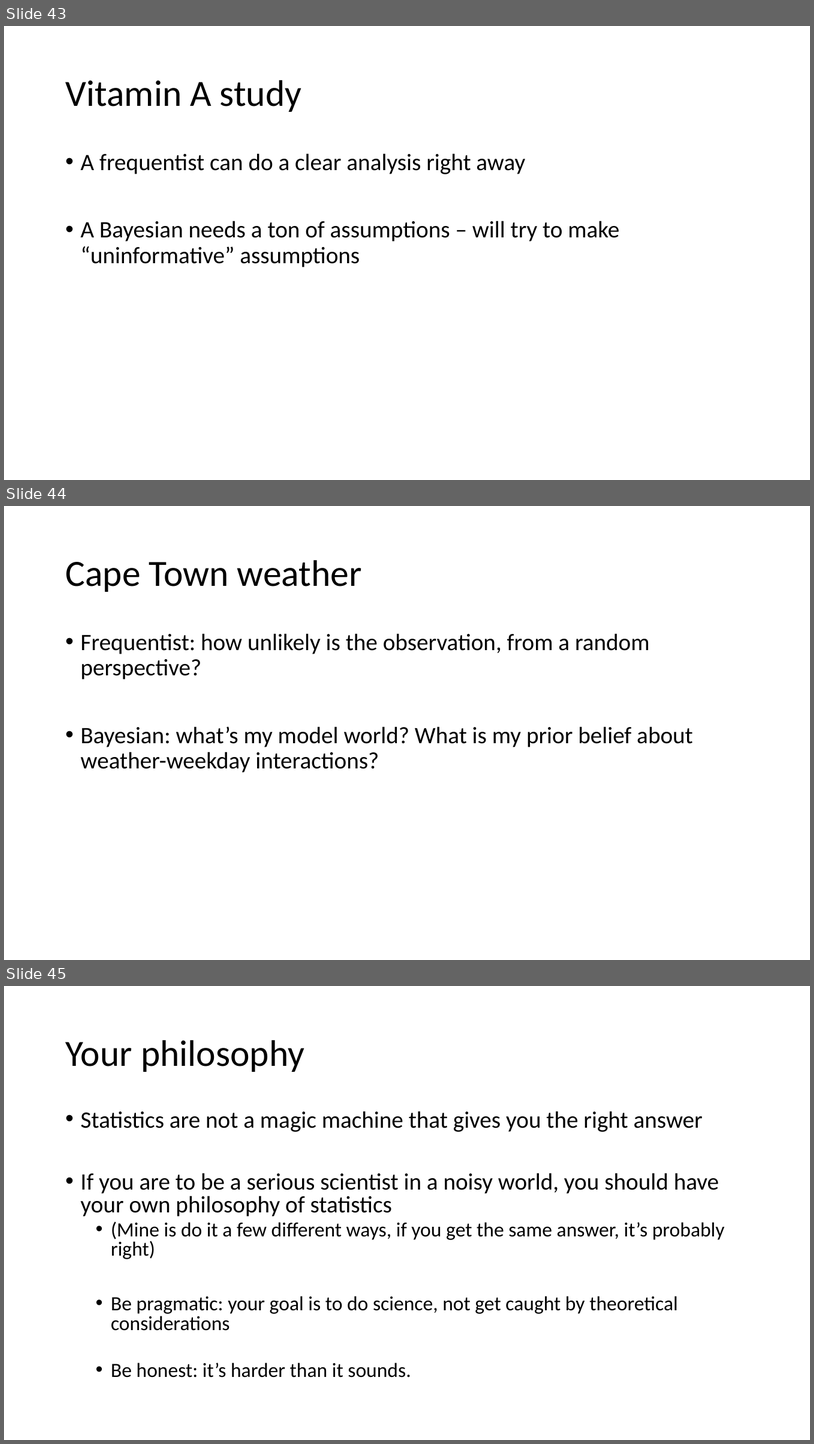
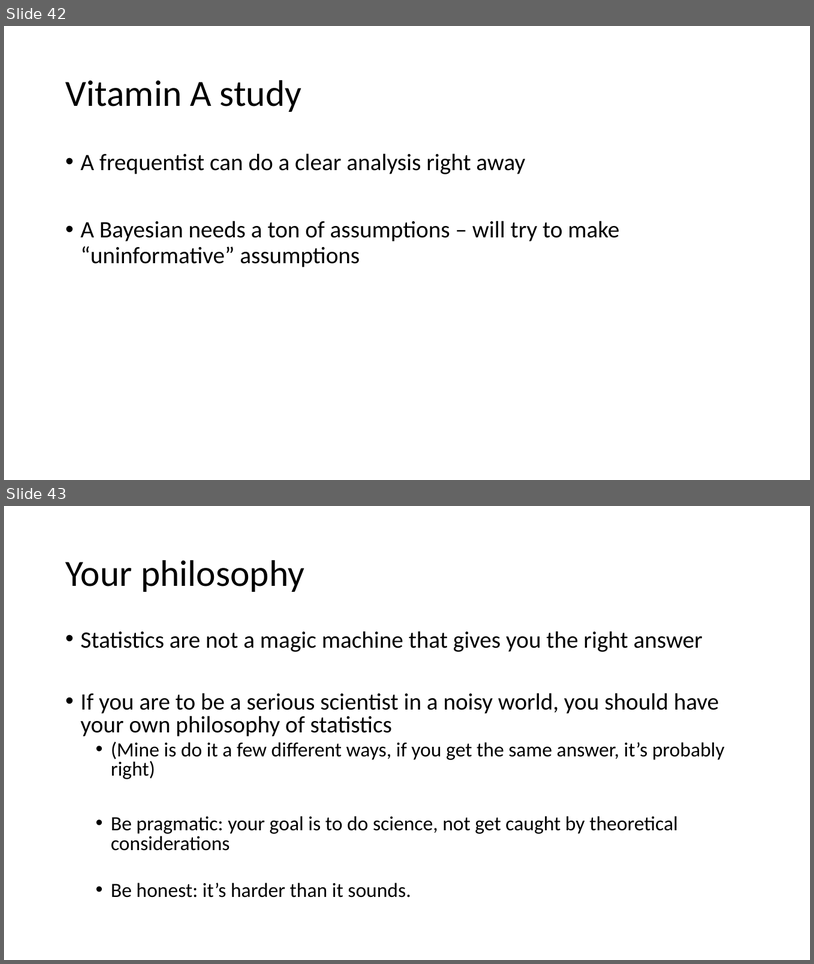
Before and after one commit to VTQuantMethodsEEB/klangwig, a slide deck: lectures/week_4_philosophy/le4_statistical_philosophy.pptx. Shown one above the other, each under a label of ours: slides 43, 44 and 45 before the commit, slides 42 and 43 after it. The pictures are 814x1444 and 814x964 pixels, drawn with LibreOffice and Linux fonts; fonts in the diff are those of the drawing. Boxes give left, top, right and bottom in pixels: in the first picture for what was removed or moved away, otherwise in the second. Text is boxed around its words. In the diff, an @@ line names an element or a change of style, - is before the commit and + after.

```diff
--- a/lectures/week_4_philosophy/le4_statistical_philosophy.pptx
+++ b/lectures/week_4_philosophy/le4_statistical_philosophy.pptx
@@ slide 44 removed at box(4, 506, 810, 960), background #FFFFFF @@
@@ title removed at box(65, 560, 362, 592) @@
-Cape Town weather
@@ text removed at box(81, 633, 693, 772) @@
-• Frequentist: how unlikely is the observation, from a random perspective?
-• Bayesian: what’s my model world? What is my prior belief about weather-weekday interactions?
@@ what was slide 43 is now slide 42 @@
@@ what was slide 45 is now slide 43 @@
```
Also in this commit, not shown: 1 slide changed, 1 other slide removed, 39 other files.
